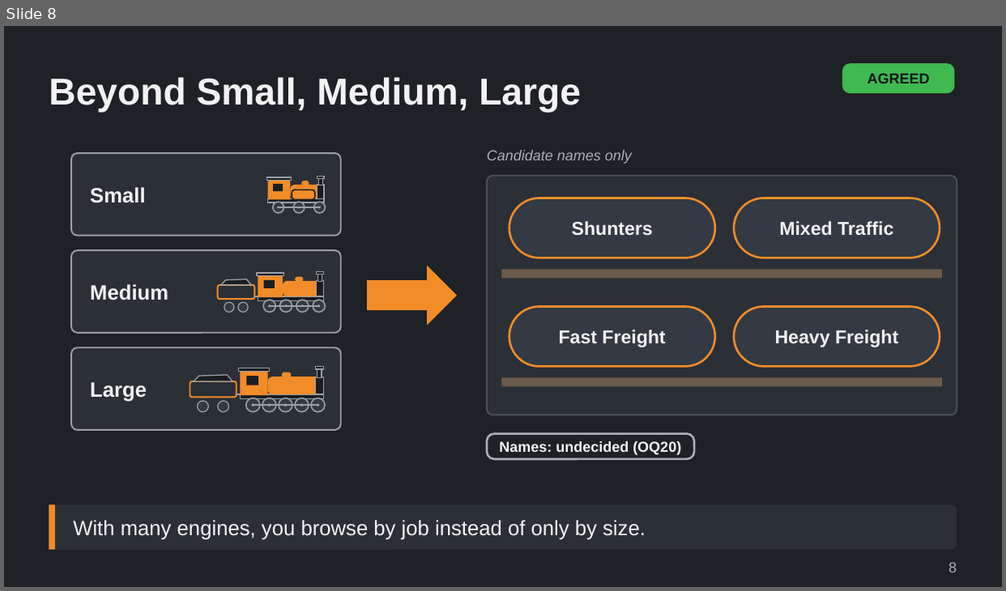
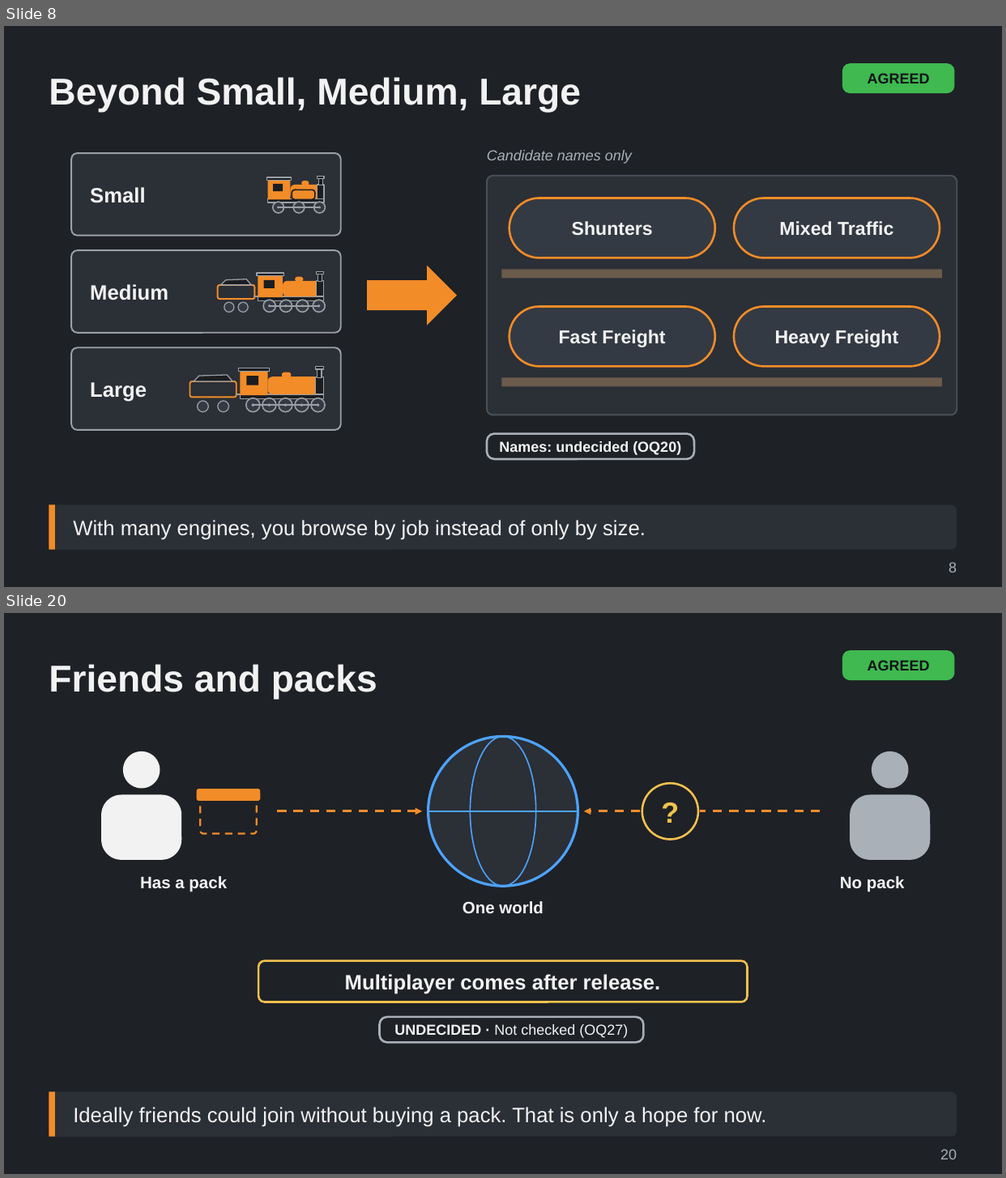
Before and after one commit to Tarenkookoo/Satisfactory---Early-Locomotion, a slide deck: Reporting/Claude Presents/Deck7_AfterLaunch_Packs/After_Launch_Packs_Locomotives_and_History_Explained.pptx. Shown one above the other, each under a label of ours: slide 8 before the commit, slides 8 and 20 after it; the slides between them are not shown. The pictures are 1006x591 and 1006x1178 pixels, drawn with LibreOffice and Linux fonts; fonts in the diff are those of the drawing. Boxes give left, top, right and bottom in pixels: in the first picture for what was removed or moved away, otherwise in the second. Text is boxed around its words. In the diff, an @@ line names an element or a change of style, - is before the commit and + after.

```diff
--- a/Reporting/Claude Presents/Deck7_AfterLaunch_Packs/After_Launch_Packs_Locomotives_and_History_Explained.pptx
+++ b/Reporting/Claude Presents/Deck7_AfterLaunch_Packs/After_Launch_Packs_Locomotives_and_History_Explained.pptx
@@ slide 20 added at box(4, 613, 1002, 1174), background #1E2126 @@
@@ rounded rectangle added at box(842, 650, 955, 680), fill #3FB950, 14 pt, text #101418, bold @@
+AGREED
@@ title added at box(49, 664, 377, 699), 36 pt, text #F2F2F2, bold @@
+Friends and packs
@@ ellipse added at box(872, 752, 908, 788), fill #A9B0B8 @@
@@ group added at box(101, 752, 260, 860): 3 rounded rectangles, 1 ellipse @@
@@ group added at box(277, 783, 820, 839): 2 arrows, 1 line, 1 ellipse @@
+?
@@ rounded rectangle added at box(850, 795, 930, 860), fill #A9B0B8 @@
@@ text added at box(140, 876, 227, 892), 16 pt, text #F2F2F2, bold @@
+Has a pack
@@ text added at box(840, 876, 905, 892), 16 pt, text #F2F2F2, bold @@
+No pack
@@ group added at box(428, 736, 578, 914): 2 ellipses, 1 line, 1 text @@
+One world
@@ rounded rectangle added at box(258, 961, 748, 1003), outline #F2C14E 2 pt, 20 pt, text #F2F2F2, bold @@
+Multiplayer comes after release.
@@ rounded rectangle added at box(380, 1017, 644, 1043), outline #A9B0B8 2 pt, 14 pt, text #F2F2F2 @@
+UNDECIDED · Not checked (OQ27)
@@ rounded rectangle added at box(49, 1093, 957, 1137), fill #2B2F36, 20 pt, text #F2F2F2 @@
+Ideally friends could join without buying a pack. That is only a hope for now.
@@ rectangle added at box(49, 1093, 55, 1137), fill #F28C28 @@
@@ text added at box(940, 1149, 957, 1160), 14 pt, text #A9B0B8 @@
+20
```
Also in this commit, not shown: 15 other slides added, 5 other files.
